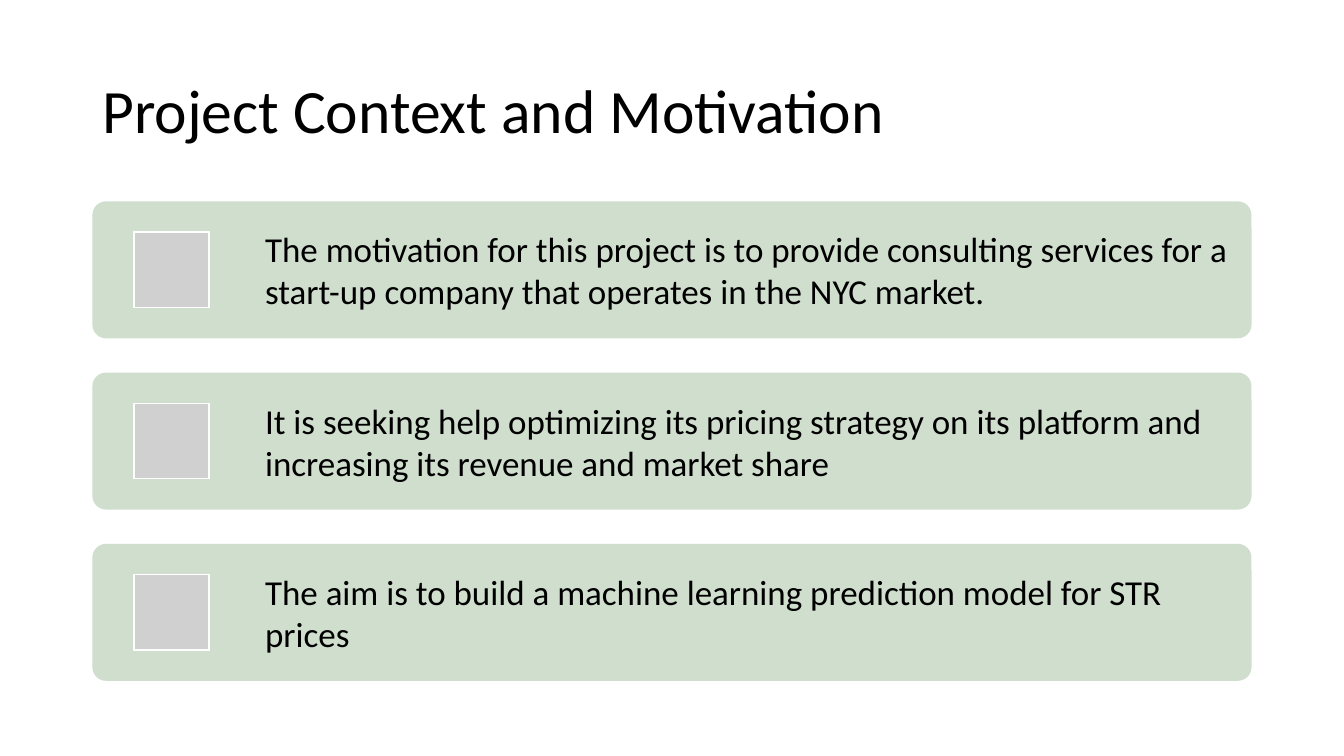
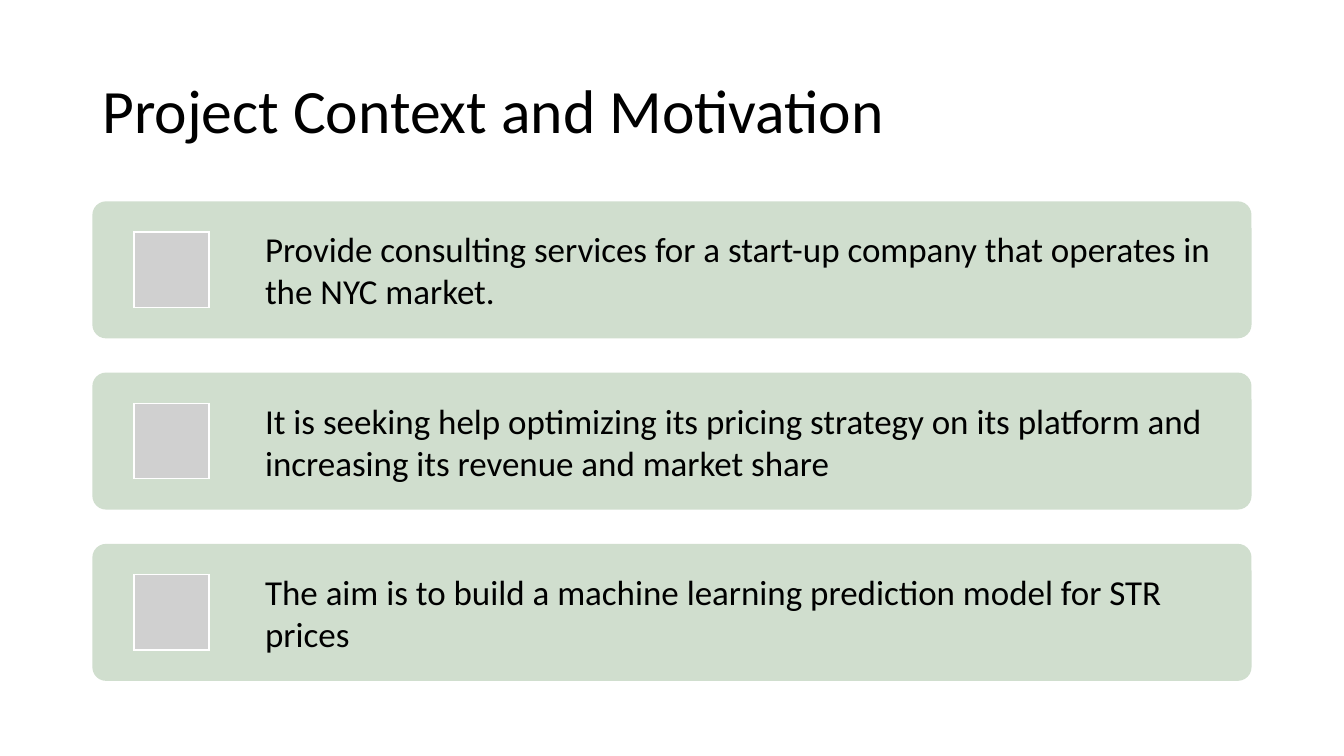
Before and after one commit to n-altawam/Sprinboard, a slide deck: slide 4 of Capstone 2/Report Files/Capstone 2 Presentation.pptx (slide 3 before the commit). Drawn at 1344x756 pixels with LibreOffice and Linux fonts; fonts in the diff are those of the drawing; grey boxes stand for pictures. Boxes give left, top, right and bottom in pixels: in the first picture for what was removed or moved away, otherwise in the second. Text is boxed around its words. In the diff, an @@ line names an element or a change of style, - is before the commit and + after.

```diff
--- a/Capstone 2/Report Files/Capstone 2 Presentation.pptx
+++ b/Capstone 2/Report Files/Capstone 2 Presentation.pptx
@@ text at (265,237,1209,305): text changed @@
-The motivation for this project is to provide consulting services for a start-up company that operates in the NYC market.
+Provide consulting services for a start-up company that operates in the NYC market.
```
Also in this commit, not shown: 5 other slides changed, 1 slide added, 9 other files.
